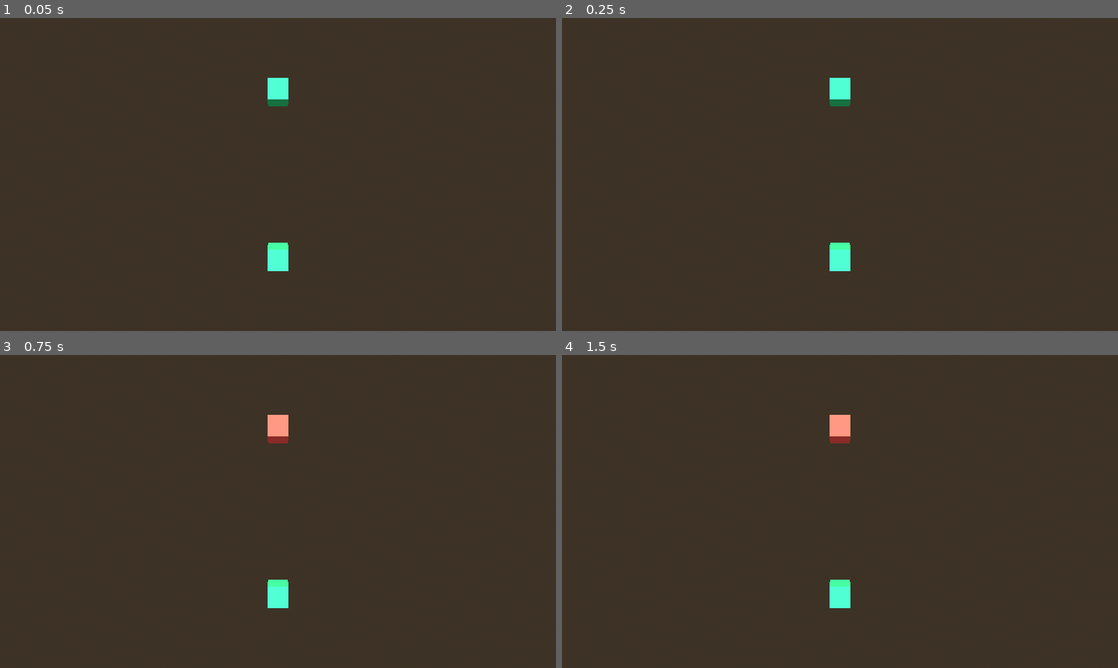
Above: before the commit, frames 1-4 (two rows, left to right).
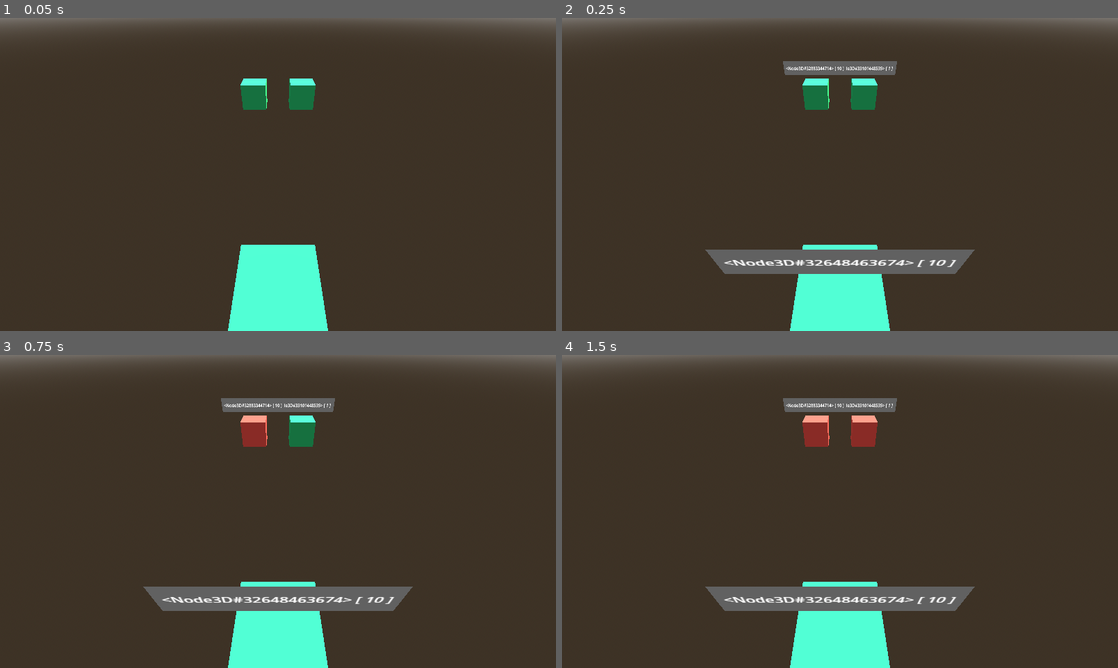
Above: after the commit, the same moments.

Repository: Comotcaiten/re_turnbase_project
Game: Godot game, scene res://test/level_testing.tscn
Two runs of this game, one before a commit and one after it. Both use one fixed random seed, a clock stepped at 60 frames per second and the inputs below.
Inputs:
- Up to frame 1 (0.05 s): no input
- Up to frame 2 (0.25 s): no input
- Up to frame 3 (0.75 s): tap Enter (ui_accept) at 0.5 s; hold Right (ui_right) from 0.53 s (still down)
- Up to frame 4 (1.5 s): tap Enter (ui_accept) at 0.77, 1.25 s; release Right (ui_right) at 1.28 s; hold Left (ui_left) from 1.28 s (still down)

The runs differ from the first frame. In frame 1, 8.4% of the frame differs, in the area x 0-100%, y 0-100%; in frame 2, 12%; in frame 3, 12%; in frame 4, 12%.

Commit message:
Con lai la fix select group fainted hay khong

Diff:
--- a/src/controllers/SkillController.gd
+++ b/src/controllers/SkillController.gd
@@ -132,11 +132,13 @@
 	if Input.is_action_just_pressed("ui_left"):
 		set_current_target(current_target + 1)
 		set_group_targets_select()
+		refactored_slelcted_by_skill()
 		print("Skill controller >> Select target >> Left >> ", current_target, " >> ", group_targets_select)
 		return
 	if Input.is_action_just_pressed("ui_right"):
 		set_current_target(current_target - 1)
 		set_group_targets_select()
+		refactored_slelcted_by_skill()
 		print("Skill controller >> Select target >> Right >> ", current_target, " >> ", group_targets_select)
 		return
 
@@ -216,6 +218,8 @@
 	return randi() % group_targets_available.size()
 
 func refesh():
+	# refactored_unslelcted_by_skill()
+
 	current_index = 0
 	current_skill = null
 
@@ -223,3 +227,16 @@
 	group_targets_select = []
 
 	state = State.START
+
+func refactored_slelcted_by_skill():
+	for unit in group_targets_select:
+		unit.node.seleted_by_skill()
+
+	for unit in group_targets_available:
+		if unit not in group_targets_select:
+			unit.node.unseleted_by_skill()
+
+func refactored_unslelcted_by_skill():
+	for unit in group_targets_available:
+		unit.node.unseleted_by_skill()
+	return
--- a/src/controllers/UnitGroupController.gd
+++ b/src/controllers/UnitGroupController.gd
@@ -15,6 +15,10 @@
 		if child is UnitGroupModel:
 			child.initialized()
 			print(name, " >> Add: ", add_unit_group(child), " >> ", child, " >> ", child.group)
+
+	for child in get_children():
+		if child is UnitGroupModel:
+			child.update_position()
 	pass
 
 func add_unit_group(group: UnitGroupModel) -> bool:
@@ -86,3 +90,9 @@
 	var group_filter: Array[UnitModel] = group.filter(func(x):
 		x.is_fainted = is_fainted)
 	return group_filter
+
+func is_one_group_fainted() -> bool:
+	for group in maps_groups.get_all_values():
+		if group.is_fainted():
+			return true
+	return false
--- a/src/models/UnitGroupModel.gd
+++ b/src/models/UnitGroupModel.gd
@@ -22,9 +22,11 @@
 	pass
 
 func add_unit(unit: UnitNode3D):
-	if unit in group or unit == null:
+	if unit == null:
 		return false
+
 	group.append(unit.unit_model)
+	group_unit_node_3d.append(unit)
 	unit.unit_model.set_node_3d(unit)
 	return true
 
@@ -46,3 +48,46 @@
 	return group.filter(func(x):
 		return !x.is_fainted
 )
+
+func is_fainted() -> bool:
+	if group.size() == 0:
+		return true
+	var group_check = group.filter(func(x):
+		if x.is_fainted:
+			return true
+	)
+	return group_check.size() == group.size()
+
+func update_position(gap: int = 1):
+	if group_unit_node_3d.size() == 0:
+		return
+	# 	TH1:
+	# y = 4
+	# gap = 1
+	# x = 3
+	# D = 4 + 3 = 7
+	# 	TH2:
+	# y = 4
+	# gap = 3
+	# x = 3
+	# D = 4 + 3.3 = 4 +  9 = 13
+	# => D = y + x.gap
+	if gap <= 0:
+		gap = 1
+
+	var y: float = group_unit_node_3d.size() * 1.0
+	var d: int = int((y + (y - 1.0) * gap) / 2.0)
+	var count: int = 0
+
+	for i in range(-d, d + 1, gap + 1):
+		group_unit_node_3d[count].position.x = i
+		print("Unit: ", name, " position: ", group_unit_node_3d[count].position, " = ", i)
+		count += 1
+	return
+
+# func has_unit(unit: UnitModel) -> bool:
+# 	if unit == null:
+# 		return false
+# 	return group.find(func(x):
+# 		return x == unit
+# 	) != -1
--- a/src/nodes/UnitNode3D.gd
+++ b/src/nodes/UnitNode3D.gd
@@ -4,8 +4,14 @@
 
 var node_mesh_intstance_3d: MeshInstance3D
 
-var color_fainted: Color = Color.html("#e74c3c")
-var color_normal: Color = Color.html("#28b463")
+@export var color_fainted: Color = Color.html("#e74c3c")
+@export var color_normal: Color = Color.html("#28b463")
+
+@export var sprite_3d: Sprite3D
+
+@export var sub_viewport: SubViewport
+
+@export var label_name: Label
 
 var base: UnitBase
 var level: int = 1:
@@ -17,19 +23,45 @@
 var is_player: bool = false
 
 func _init(_base: UnitBase, _level: int = 1, _is_player: bool = false):
-  node_mesh_intstance_3d = MeshInstance3D.new()
-  node_mesh_intstance_3d.mesh = BoxMesh.new()
-  node_mesh_intstance_3d.material_override = StandardMaterial3D.new()
-  node_mesh_intstance_3d.material_override.albedo_color = color_normal
-
-  add_child(node_mesh_intstance_3d)
-
   base = _base
   level = _level
   is_player = _is_player
 
   initialized()
-  pass
+
+  if node_mesh_intstance_3d == null:
+    node_mesh_intstance_3d = MeshInstance3D.new()
+    node_mesh_intstance_3d.mesh = BoxMesh.new()
+  node_mesh_intstance_3d.material_override = StandardMaterial3D.new()
+  node_mesh_intstance_3d.material_override.albedo_color = color_normal
+
+  if sprite_3d == null:
+    sprite_3d = Sprite3D.new()
+
+  if sub_viewport == null:
+    sub_viewport = SubViewport.new()
+    sub_viewport.size = Vector2(250, 50)
+
+  if label_name == null:
+    label_name = Label.new()
+    label_name.text = str(self) + " [ " + str(_level) + " ]"
+
+    label_name.size = Vector2(250, 50)
+
+    label_name.horizontal_alignment = HORIZONTAL_ALIGNMENT_CENTER
+    label_name.vertical_alignment = VERTICAL_ALIGNMENT_CENTER
+
+  add_child(node_mesh_intstance_3d)
+
+  add_child(sprite_3d)
+  sprite_3d.position = Vector3(self.position.x, self.position.y + 1, self.position.z)
+
+  add_child(sub_viewport)
+  sub_viewport.add_child(label_name)
+
+  sprite_3d.texture = sub_viewport.get_texture()
+  print("UnitNode3D >> ", name, " >> Initialized: ", base, " >> ", level)
+  return
 
 func initialized():
   if base == null or level < 0:
@@ -48,3 +80,24 @@
     node_mesh_intstance_3d.material_override.albedo_color = color_fainted
     return
   return
+
+func seleted_by_skill():
+  if unit_model == null:
+    return
+  if unit_model.is_fainted:
+    return
+  node_mesh_intstance_3d.material_override.albedo_color = Color.html("#f1c40f")
+
+func refresh():
+  if unit_model == null:
+    return
+  label_name.text = unit_model.name + " [ " + str(unit_model.level) + " ]"
+  return
+
+func unseleted_by_skill():
+  if unit_model == null:
+    return
+  if unit_model.is_fainted:
+    return
+  node_mesh_intstance_3d.material_override.albedo_color = color_normal
+  return
--- a/src/system/BattleSystem.gd
+++ b/src/system/BattleSystem.gd
@@ -63,6 +63,11 @@
 	state = new_state
 
 func get_next_turn():
+	if group_controller == null:
+		return
+	if group_controller.is_one_group_fainted():
+		change_state(State.END)
+		return
 	turn_controller.get_next_turn()
 	change_state(State.UNITTURN)
 
--- a/test/level_testing.tscn
+++ b/test/level_testing.tscn
@@ -31,6 +31,12 @@
 script = ExtResource("6_ug2mc")
 base = ExtResource("8_j8ikc")
 level = 10
+is_player = true
+
+[sub_resource type="Resource" id="Resource_obgt8"]
+script = ExtResource("6_ug2mc")
+base = ExtResource("8_j8ikc")
+level = 1
 is_player = true
 
 [node name="LevelTesting" type="Node3D" node_paths=PackedStringArray("turn_controller", "skill_controller", "group_controller", "player_group", "enemy_group")]
@@ -68,7 +74,7 @@
 transform = Transform3D(1, 0, 0, 0, 1, 0, 0, 0, 1, 0, 0, -4)
 script = ExtResource("2_vndew")
 is_player = false
-data_unit_node = Array[ExtResource("6_ug2mc")]([SubResource("Resource_jwb2r")])
+data_unit_node = Array[ExtResource("6_ug2mc")]([SubResource("Resource_jwb2r"), SubResource("Resource_obgt8")])
 
 [node name="Camera3D" type="Camera3D" parent="."]
-transform = Transform3D(1, 0, 0, 0, -4.37114e-08, 1, 0, -1, -4.37114e-08, 0, 10, 0)
+transform = Transform3D(1, 0, 0, 0, 0.766044, 0.642788, 0, -0.642788, 0.766044, 0, 3, 5)
Not shown: 1 places in test/level_testing.tscn that only renumber resources
